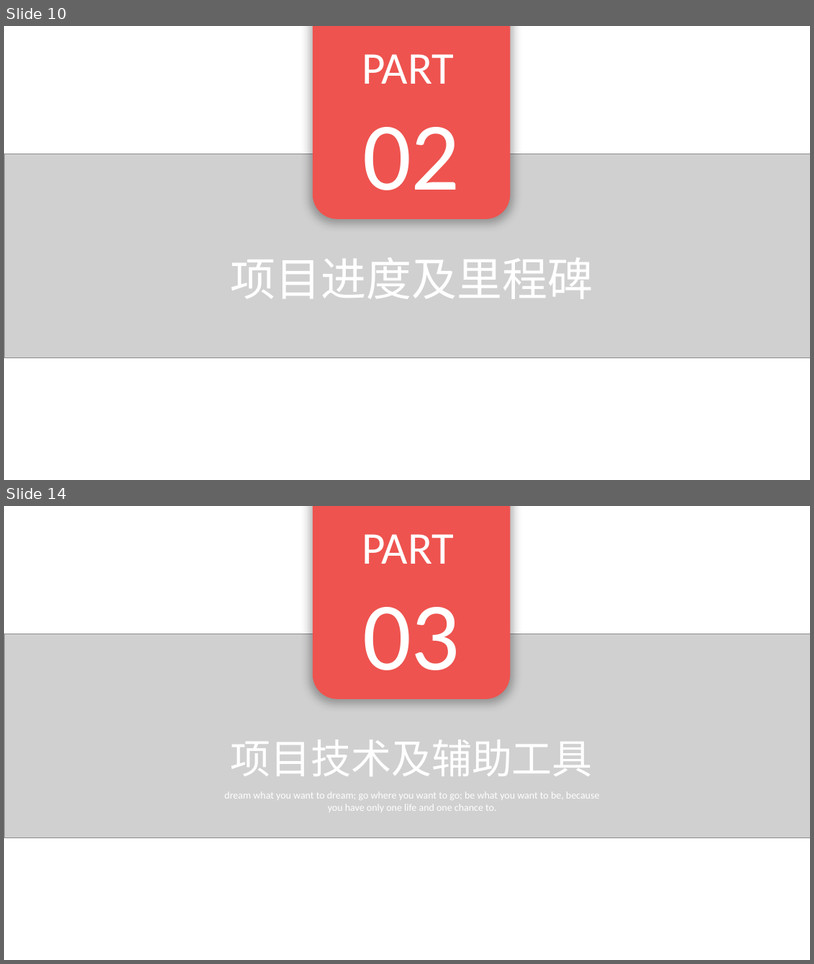
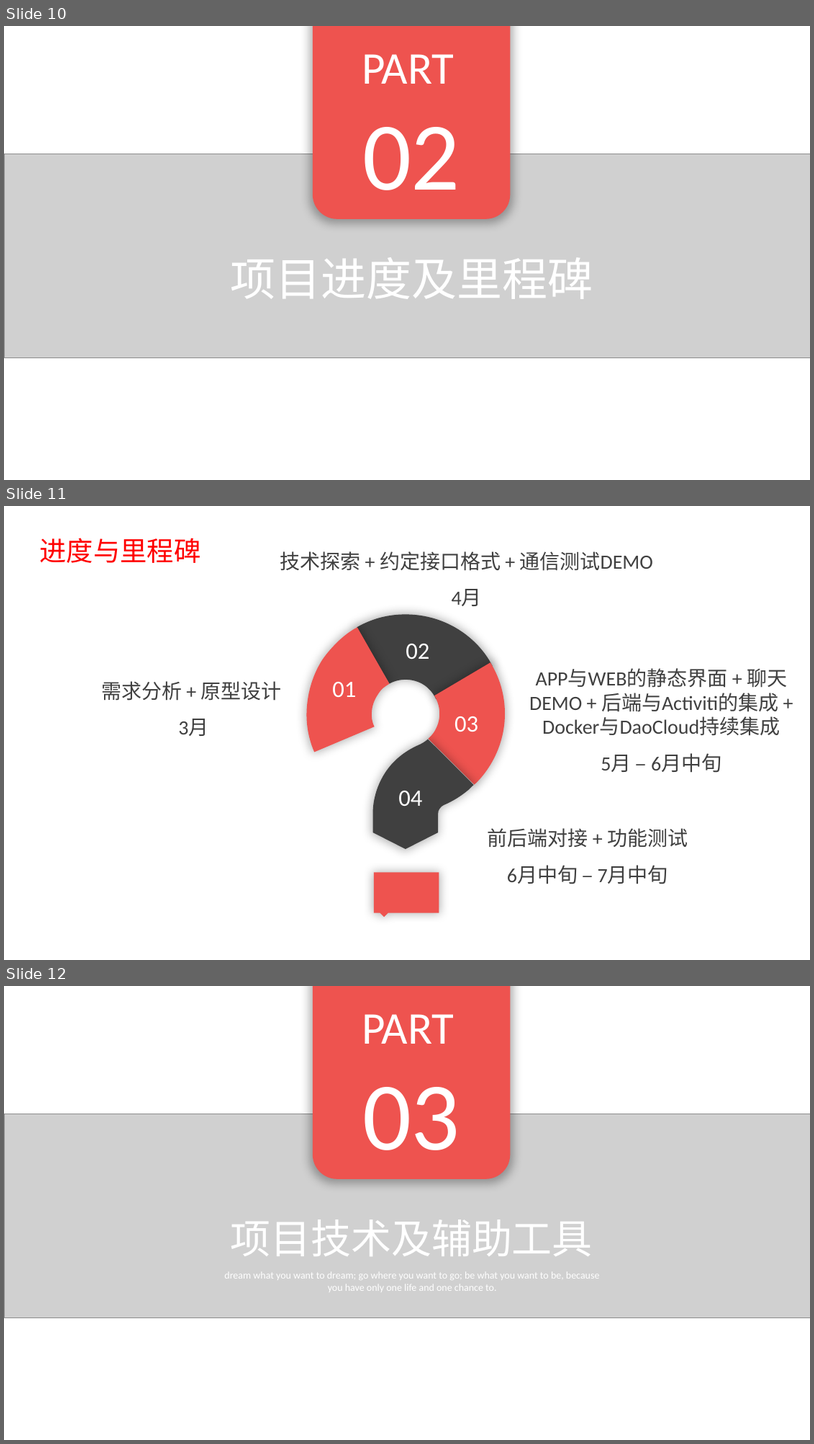
Before and after one commit to EnInternalChat/se2017, a slide deck: doc/3B报告.pptx. Shown one above the other, each under a label of ours: slides 10 and 14 before the commit, slides 10, 11 and 12 after it; the slides between them are not shown. The pictures are 814x964 and 814x1444 pixels, drawn with LibreOffice and Linux fonts; fonts in the diff are those of the drawing; grey boxes stand for pictures; background and template pictures are left out. Boxes give left, top, right and bottom in pixels: in the first picture for what was removed or moved away, otherwise in the second. Text is boxed around its words. In the diff, an @@ line names an element or a change of style, - is before the commit and + after.

```diff
--- a/doc/3B报告.pptx
+++ b/doc/3B报告.pptx
@@ slide 11 added at (4, 506, 810, 960), background picture (left out) @@
@@ text added at (40, 538, 201, 563), 32 pt, text #FF0000 @@
+进度与里程碑
@@ text added at (280, 551, 653, 606), 24 pt, text #404040 @@
+技术探索 + 约定接口格式 + 通信测试DEMO
+4月
@@ freeform shape added at (306, 627, 390, 752), fill #EE534F @@
@@ freeform shape added at (358, 614, 493, 699), fill #404040 @@
@@ text added at (406, 644, 430, 659), 28 pt, text #FFFFFF @@
+02
@@ freeform shape added at (429, 663, 506, 785), fill #EE534F @@
@@ text added at (530, 669, 787, 772), 24 pt, text #404040 @@
+APP与WEB的静态界面 + 聊天DEMO + 后端与Activiti的集成 + Docker与DaoCloud持续集成
+5月 – 6月中旬
@@ text added at (101, 681, 282, 736), 24 pt, text #404040 @@
+需求分析 + 原型设计
+3月
@@ text added at (332, 682, 356, 697), 28 pt, text #FFFFFF @@
+01
@@ text added at (455, 716, 478, 731), 28 pt, text #FFFFFF @@
+03
@@ freeform shape added at (373, 739, 474, 849), fill #404040 @@
@@ text added at (399, 790, 422, 806), 28 pt, text #FFFFFF @@
+04
@@ text added at (488, 828, 688, 884), 24 pt, text #404040 @@
+前后端对接 + 功能测试
+6月中旬 – 7月中旬
@@ freeform shape added at (374, 872, 440, 917), fill #EE534F @@
@@ what was slide 14 is now slide 12 @@
```
Also in this commit, not shown: 14 slides changed, 4 other slides added, 6 slides removed, 14 other files.
